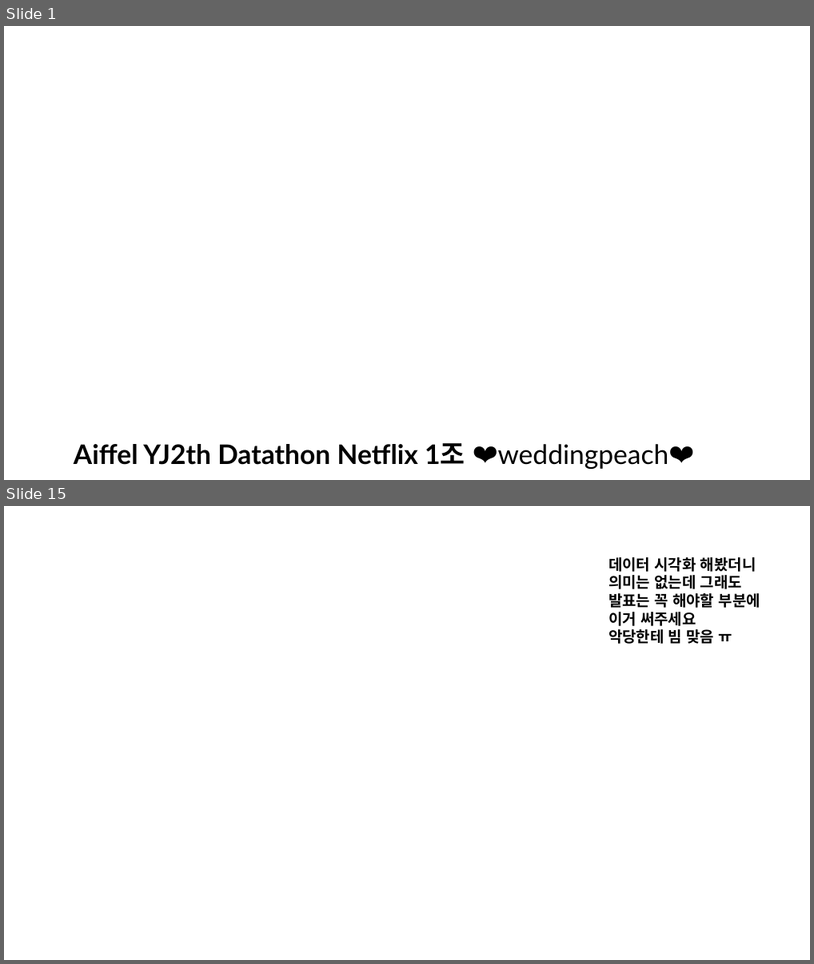
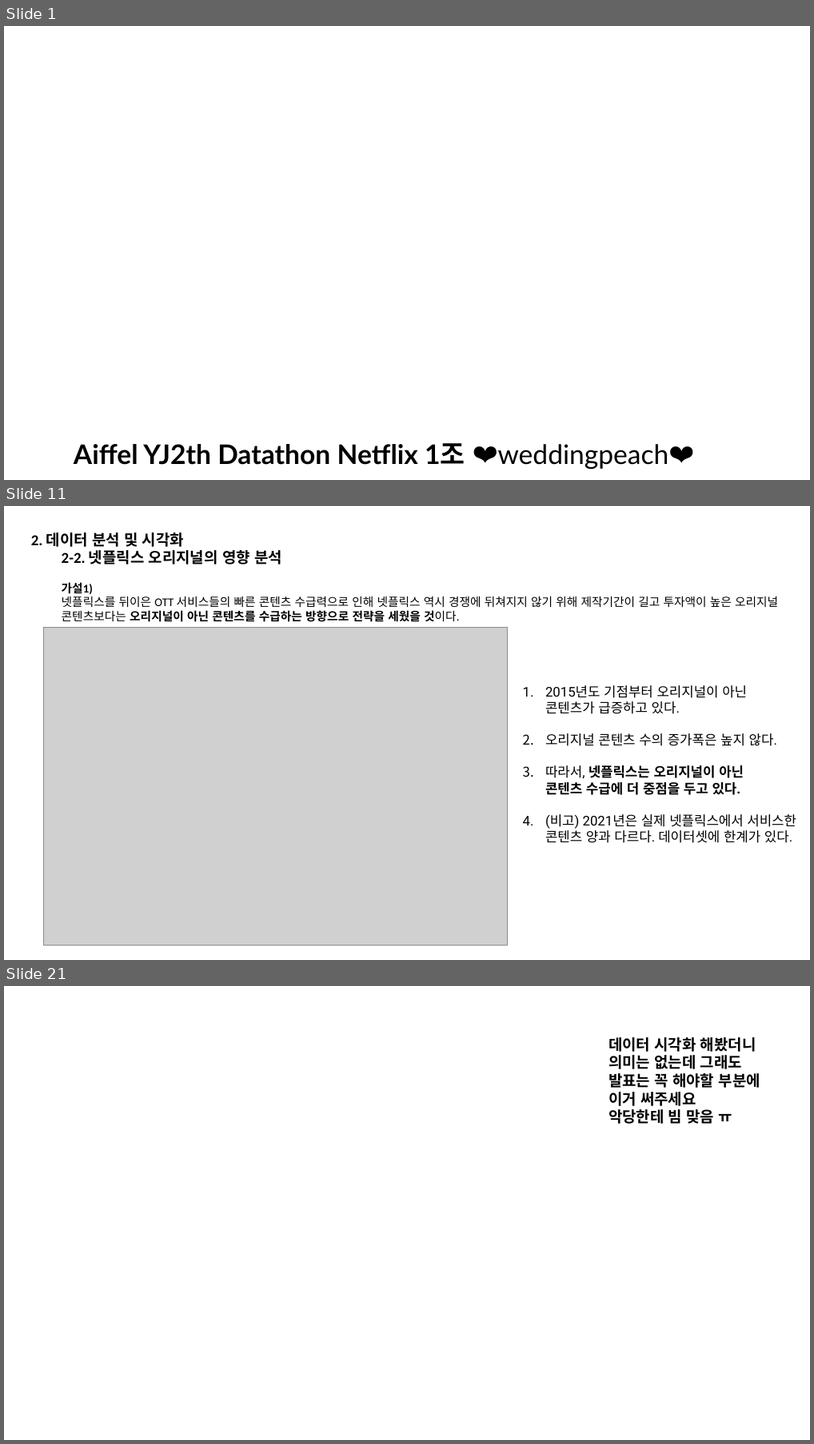
Before and after one commit to kim-seo-hyun/datathon, a slide deck: weddingpeach_speech_finish.pptx. Shown one above the other, each under a label of ours: slides 1 and 15 before the commit, slides 1, 11 and 21 after it; the slides between them are not shown. The pictures are 814x964 and 814x1444 pixels, drawn with LibreOffice and Linux fonts; fonts in the diff are those of the drawing; grey boxes stand for pictures; background and template pictures are left out. Boxes give left, top, right and bottom in pixels: in the first picture for what was removed or moved away, otherwise in the second. Text is boxed around its words. In the diff, an @@ line names an element or a change of style, - is before the commit and + after.

```diff
--- a/weddingpeach_speech_finish.pptx
+++ b/weddingpeach_speech_finish.pptx
@@ slide 11 added at [4,506,810,960], background #FFFFFF @@
@@ text added at [31,532,778,622], 14 pt, text #000000 @@
+2. 데이터 분석 및 시각화
+  2-2. 넷플릭스 오리지널의 영향 분석
+  가설1)
+  넷플릭스를 뒤이은 OTT 서비스들의 빠른 콘텐츠 수급력으로 인해 넷플릭스 역시 경쟁에 뒤쳐지지 않기 위해 제작기간이 길고 투자액이 높은 오리지널 콘텐츠보다는 오리지널이 아닌 콘텐츠를 수급하는 방향으로 전략을 세웠을 것이다.
@@ picture added at [44,627,508,944] @@
@@ text added at [546,685,797,843], 16 pt, text #000000 @@
+1. 2015년도 기점부터 오리지널이 아닌
+   콘텐츠가 급증하고 있다.
+2. 오리지널 콘텐츠 수의 증가폭은 높지 않다.
+3. 따라서, 넷플릭스는 오리지널이 아닌
+   콘텐츠 수급에 더 중점을 두고 있다.
+4. (비고) 2021년은 실제 넷플릭스에서 서비스한 콘텐츠 양과 다르다. 데이터셋에 한계가 있다.
@@ what was slide 15 is now slide 21 @@
```
Also in this commit, not shown: 5 slides changed, 13 other slides added, 20 slides removed.
